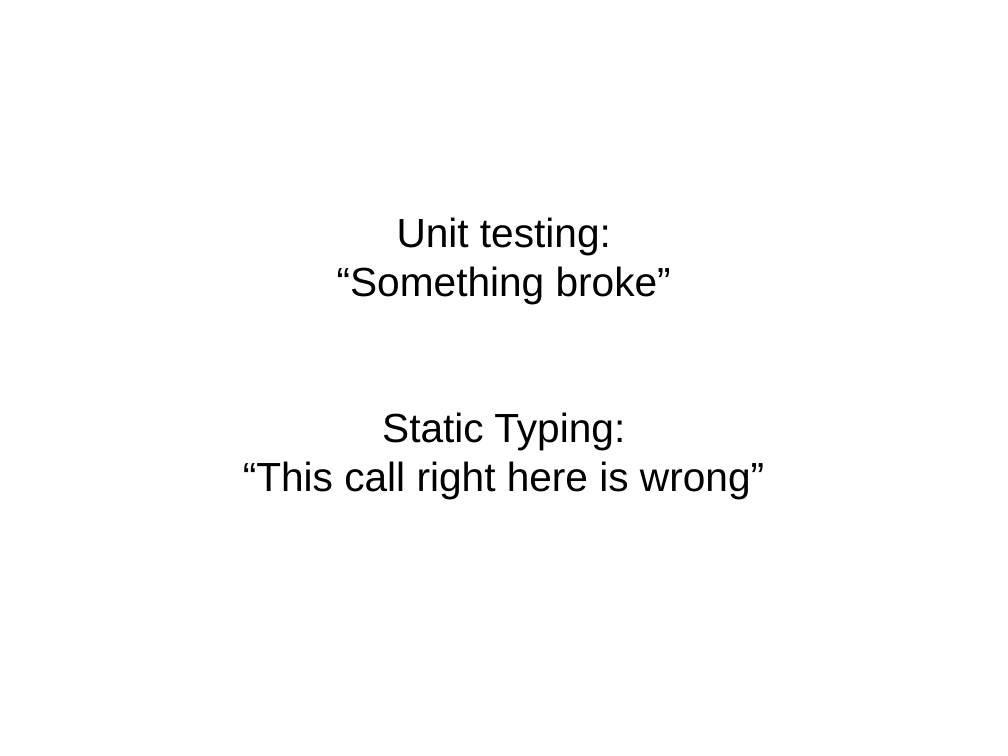
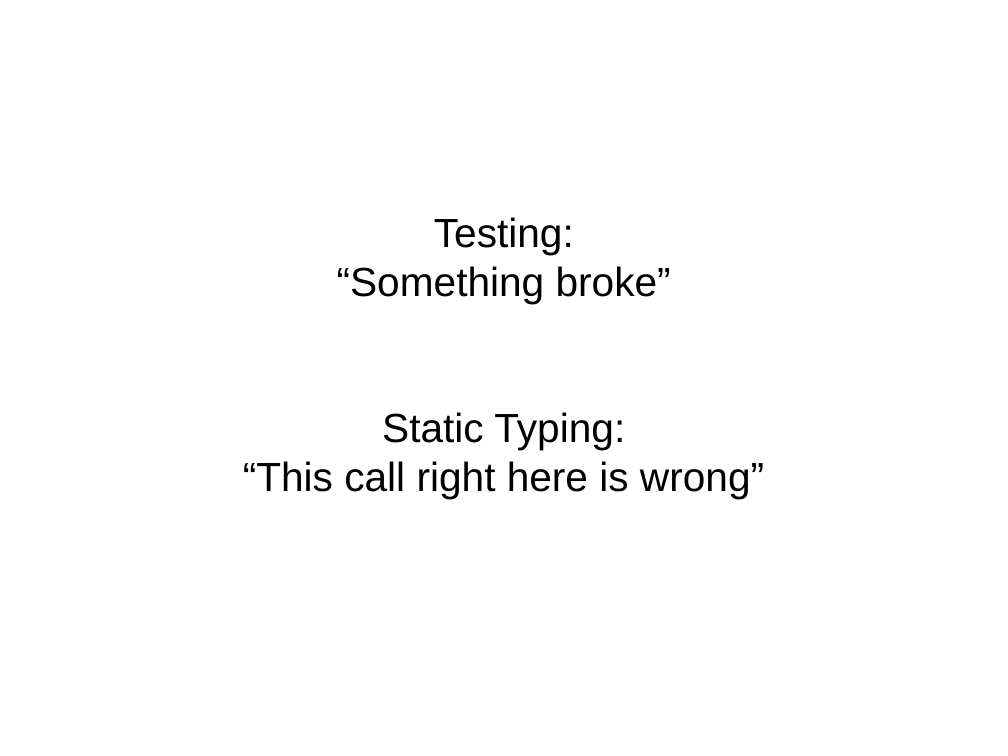
Before and after one commit to bhurt/presentations, a slide deck: slide 63 of statictyping.odp (slide 49 before the commit). Drawn at 1008x756 pixels with LibreOffice and Linux fonts; fonts in the diff are those of the drawing. Boxes give left, top, right and bottom in pixels: in the first picture for what was removed or moved away, otherwise in the second. Text is boxed around its words. In the diff, an @@ line names an element or a change of style, - is before the commit and + after.

```diff
--- a/statictyping.odp
+++ b/statictyping.odp
@@ subtitle at [434,217,574,255]: text changed @@
-Unit testing:
+Testing:
```
Also in this commit, not shown: 2 other slides changed, 17 slides added, 7 slides removed.
